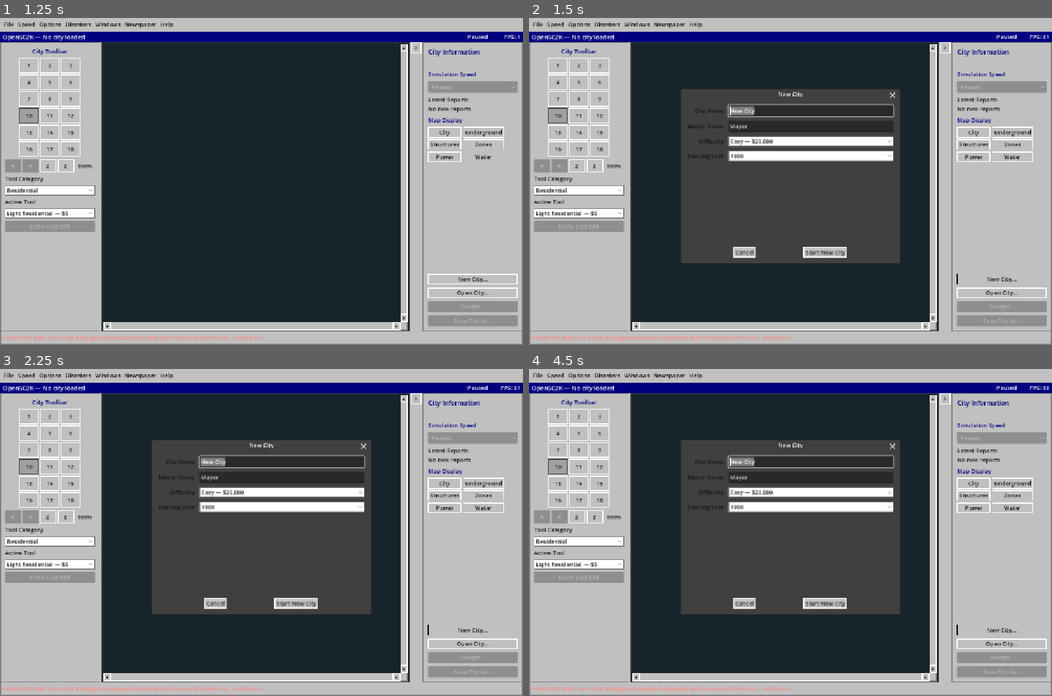
Above: before the commit, frames 1-4 (two rows, left to right).
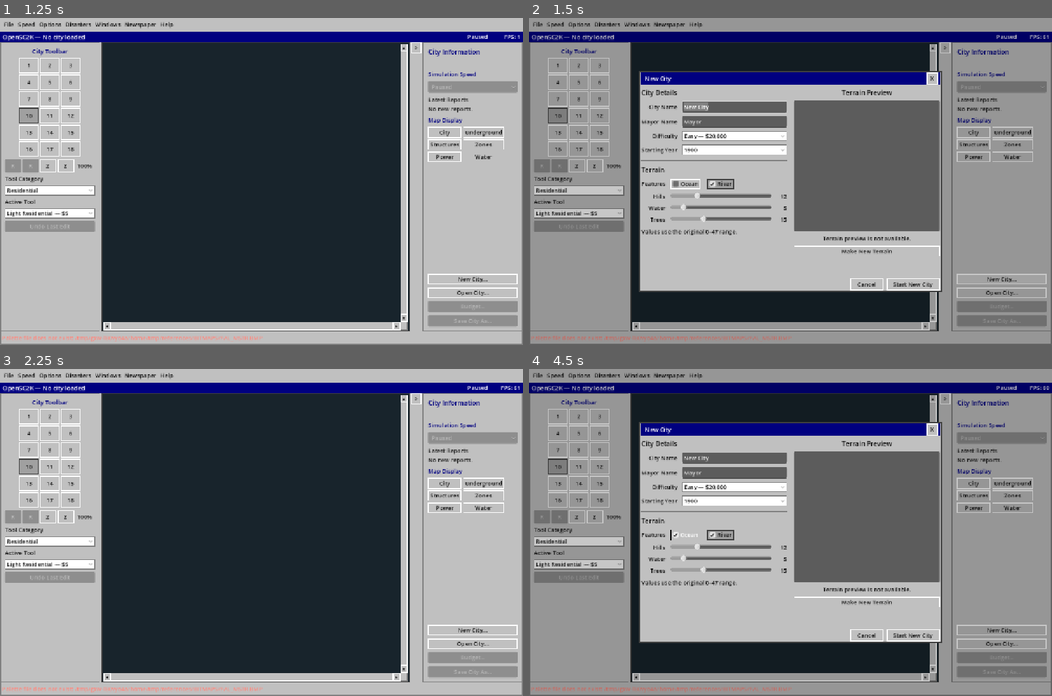
Above: after the commit, the same moments.

Repository: nicholas-ochoa/OpenSC2K
Game: Godot game, scene res://main.tscn
The game is run twice, just before and just after one commit, with the same random seed, the same clock (stepped at 60 frames per second) and the same inputs.
Inputs (mouse positions are in pixels of both pictures, inside the frame that each line leads up to):
- Up to frame 1 (1.25 s): click "Water" at 0.5 s
- Up to frame 2 (1.5 s): click "New City..." at 1.25 s
- Up to frame 3 (2.25 s): click (402, 427) at 2 s, where only the run after the commit has a clickable "X"
- Up to frame 4 (4.5 s): click (743, 604) at 2.75 s, where only the run before the commit has a clickable "Cancel"; click "New City..." at 3.5 s; click (685, 535) at 4.25 s, where only the run after the commit has a clickable "Ocean"

Frame 1 is identical in both runs. In frame 2, 86% of the frame differs, in the area x 0-100%, y 0-100%; in frame 3, 20%; in frame 4, 86%.

Commit message:
preview terrain before starting a city

Diff:
--- a/game/src/main.gd
+++ b/game/src/main.gd
@@ -3,6 +3,7 @@
 const Sc2Document = preload("res://src/formats/sc2_file.gd")
 const CityModel = preload("res://src/model/city_state.gd")
 const NewCity = preload("res://src/model/new_city_setup.gd")
+const NewTerrain = preload("res://src/model/new_city_terrain.gd")
 const ScenarioModel = preload("res://src/model/scenario_state.gd")
 const Palette = preload("res://src/assets/sc2_palette.gd")
 const SpriteArchive = preload("res://src/assets/sc2_sprite_archive.gd")
@@ -184,11 +185,28 @@
 var file_dialog: FileDialog
 var save_dialog: FileDialog
 var tile_set_dialog: FileDialog
-var new_city_dialog: ConfirmationDialog
+var new_city_dialog: ColorRect
 var new_city_name_input: LineEdit
 var new_city_mayor_input: LineEdit
 var new_city_difficulty: OptionButton
 var new_city_year: OptionButton
+var new_city_ocean_input: CheckBox
+var new_city_river_input: CheckBox
+var new_city_hills_input: HSlider
+var new_city_water_input: HSlider
+var new_city_trees_input: HSlider
+var new_city_hills_value: Label
+var new_city_water_value: Label
+var new_city_trees_value: Label
+var new_city_preview_view: TextureRect
+var new_city_preview_status: Label
+var new_city_preview_timer: Timer
+var new_city_preview_document: Sc2File
+var new_city_preview_options: Dictionary = {}
+var new_city_preview_process_start := 1
+var new_city_preview_game_start := 1
+var new_city_preview_process_cursor := 1
+var new_city_preview_game_cursor := 1
 var save_button: Button
 var budget_button: Button
 var group_selector: OptionButton
@@ -388,6 +406,9 @@
 	if event.keycode == KEY_ESCAPE and query_overlay != null and query_overlay.visible:
 		_close_query(false)
 		get_viewport().set_input_as_handled()
+	elif event.keycode == KEY_ESCAPE and new_city_dialog != null and new_city_dialog.visible:
+		_cancel_new_city()
+		get_viewport().set_input_as_handled()
 	elif event.keycode == KEY_PLUS or event.keycode == KEY_EQUAL:
 		if map_view.zoom_in():
 			get_viewport().set_input_as_handled()
@@ -808,22 +829,69 @@
 	tile_set_dialog.file_selected.connect(_load_tile_set)
 	add_child(tile_set_dialog)
 
-	new_city_dialog = ConfirmationDialog.new()
-	new_city_dialog.title = "New City"
-	# keep the built-in label in the layout. an empty label makes an embedded
-	# confirmationdialog reuse the full viewport height
-	new_city_dialog.dialog_text = " "
-	new_city_dialog.min_size = Vector2i(520, 390)
-	new_city_dialog.exclusive = true
-	new_city_dialog.get_ok_button().text = "Start New City"
-	new_city_dialog.confirmed.connect(_create_new_city)
+	new_city_dialog = ColorRect.new()
+	new_city_dialog.name = "NewCityOverlay"
+	new_city_dialog.color = Color(0.0, 0.0, 0.0, 0.22)
+	new_city_dialog.mouse_filter = Control.MOUSE_FILTER_STOP
+	new_city_dialog.z_index = 910
+	new_city_dialog.set_anchors_and_offsets_preset(Control.PRESET_FULL_RECT)
+	new_city_dialog.visible = false
+	add_child(new_city_dialog)
+	var new_city_center := CenterContainer.new()
+	new_city_center.set_anchors_and_offsets_preset(Control.PRESET_FULL_RECT)
+	new_city_dialog.add_child(new_city_center)
+	var new_city_panel := PanelContainer.new()
+	new_city_panel.name = "NewCityDialog"
+	new_city_panel.custom_minimum_size = Vector2(740, 540)
+	new_city_panel.mouse_filter = Control.MOUSE_FILTER_STOP
+	new_city_panel.add_theme_stylebox_override(
+		"panel", _classic_box(Color("c0c0c0"), Color("404040"), 2)
+	)
+	new_city_center.add_child(new_city_panel)
+	var new_city_column := VBoxContainer.new()
+	new_city_column.add_theme_constant_override("separation", 8)
+	new_city_panel.add_child(new_city_column)
+	var new_city_title_bar := ColorRect.new()
+	new_city_title_bar.color = Color("000080")
+	new_city_title_bar.custom_minimum_size = Vector2(0, 30)
+	new_city_column.add_child(new_city_title_bar)
+	var new_city_title_row := HBoxContainer.new()
+	new_city_title_row.set_anchors_and_offsets_preset(Control.PRESET_FULL_RECT)
+	new_city_title_row.offset_left = 8
+	new_city_title_row.offset_right = -4
+	new_city_title_bar.add_child(new_city_title_row)
+	var new_city_title_label := Label.new()
+	new_city_title_label.text = "New City"
+	new_city_title_label.add_theme_color_override("font_color", Color.WHITE)
+	new_city_title_label.add_theme_font_size_override("font_size", 15)
+	new_city_title_label.size_flags_horizontal = Control.SIZE_EXPAND_FILL
+	new_city_title_label.vertical_alignment = VERTICAL_ALIGNMENT_CENTER
+	new_city_title_row.add_child(new_city_title_label)
+	var new_city_close_button := Button.new()
+	new_city_close_button.text = "X"
+	new_city_close_button.custom_minimum_size = Vector2(28, 24)
+	new_city_close_button.pressed.connect(_cancel_new_city)
+	new_city_title_row.add_child(new_city_close_button)
+	var new_city_content := HBoxContainer.new()
+	new_city_content.size_flags_horizontal = Control.SIZE_EXPAND_FILL
+	new_city_content.size_flags_vertical = Control.SIZE_EXPAND_FILL
+	new_city_content.add_theme_constant_override("separation", 18)
+	new_city_column.add_child(new_city_content)
+	var new_city_left := VBoxContainer.new()
+	new_city_left.custom_minimum_size = Vector2(340, 0)
+	new_city_left.size_flags_horizontal = Control.SIZE_EXPAND_FILL
+	new_city_left.add_theme_constant_override("separation", 10)
+	new_city_content.add_child(new_city_left)
+	var details_heading := Label.new()
+	details_heading.text = "City Details"
+	details_heading.add_theme_font_size_override("font_size", 16)
+	new_city_left.add_child(details_heading)
 	var new_city_grid := GridContainer.new()
 	new_city_grid.columns = 2
-	new_city_grid.position = Vector2(18, 48)
-	new_city_grid.size = Vector2(484, 178)
+	new_city_grid.size_flags_horizontal = Control.SIZE_EXPAND_FILL
 	new_city_grid.add_theme_constant_override("h_separation", 12)
-	new_city_grid.add_theme_constant_override("v_separation", 10)
-	new_city_dialog.add_child(new_city_grid)
+	new_city_grid.add_theme_constant_override("v_separation", 8)
+	new_city_left.add_child(new_city_grid)
 	for label_text in ["City Name", "Mayor Name", "Difficulty", "Starting Year"]:
 		var field_label := Label.new()
 		field_label.text = label_text
@@ -854,7 +922,118 @@
 				for starting_year in NewCity.STARTING_YEARS:
 					new_city_year.add_item(str(starting_year), starting_year)
 				new_city_grid.add_child(new_city_year)
-	add_child(new_city_dialog)
+	var terrain_separator := HSeparator.new()
+	new_city_left.add_child(terrain_separator)
+	var terrain_heading := Label.new()
+	terrain_heading.text = "Terrain"
+	terrain_heading.add_theme_font_size_override("font_size", 16)
+	new_city_left.add_child(terrain_heading)
+	var terrain_grid := GridContainer.new()
+	terrain_grid.columns = 2
+	terrain_grid.size_flags_horizontal = Control.SIZE_EXPAND_FILL
+	terrain_grid.add_theme_constant_override("h_separation", 12)
+	terrain_grid.add_theme_constant_override("v_separation", 8)
+	new_city_left.add_child(terrain_grid)
+	var features_label := Label.new()
+	features_label.text = "Features"
+	features_label.horizontal_alignment = HORIZONTAL_ALIGNMENT_RIGHT
+	terrain_grid.add_child(features_label)
+	var terrain_features := HBoxContainer.new()
+	terrain_features.add_theme_constant_override("separation", 16)
+	new_city_ocean_input = CheckBox.new()
+	new_city_ocean_input.text = "Ocean"
+	new_city_ocean_input.toggled.connect(_schedule_new_city_preview)
+	terrain_features.add_child(new_city_ocean_input)
+	new_city_river_input = CheckBox.new()
+	new_city_river_input.text = "River"
+	new_city_river_input.toggled.connect(_schedule_new_city_preview)
+	terrain_features.add_child(new_city_river_input)
+	terrain_grid.add_child(terrain_features)
+	for terrain_label_text in ["Hills", "Water", "Trees"]:
+		var terrain_label := Label.new()
+		terrain_label.text = terrain_label_text
+		terrain_label.horizontal_alignment = HORIZONTAL_ALIGNMENT_RIGHT
+		terrain_label.vertical_alignment = VERTICAL_ALIGNMENT_CENTER
+		terrain_grid.add_child(terrain_label)
+		var slider_row := HBoxContainer.new()
+		slider_row.size_flags_horizontal = Control.SIZE_EXPAND_FILL
+		slider_row.add_theme_constant_override("separation", 8)
+		var slider := HSlider.new()
+		slider.min_value = NewTerrain.MIN_SLIDER
+		slider.max_value = NewTerrain.MAX_SLIDER
+		slider.step = 1
+		slider.size_flags_horizontal = Control.SIZE_EXPAND_FILL
+		slider.value_changed.connect(_schedule_new_city_preview)
+		slider_row.add_child(slider)
+		var value_label := Label.new()
+		value_label.custom_minimum_size = Vector2(30, 0)
+		value_label.horizontal_alignment = HORIZONTAL_ALIGNMENT_RIGHT
+		slider_row.add_child(value_label)
+		match terrain_label_text:
+			"Hills":
+				new_city_hills_input = slider
+				new_city_hills_value = value_label
+			"Water":
+				new_city_water_input = slider
+				new_city_water_value = value_label
+			"Trees":
+				new_city_trees_input = slider
+				new_city_trees_value = value_label
+		terrain_grid.add_child(slider_row)
+	var terrain_note := Label.new()
+	terrain_note.text = "Values use the original 0–47 range."
+	terrain_note.modulate = Color(0.72, 0.72, 0.72)
+	new_city_left.add_child(terrain_note)
+
+	var new_city_right := VBoxContainer.new()
+	new_city_right.custom_minimum_size = Vector2(320, 0)
+	new_city_right.size_flags_horizontal = Control.SIZE_EXPAND_FILL
+	new_city_right.add_theme_constant_override("separation", 8)
+	new_city_content.add_child(new_city_right)
+	var preview_heading := Label.new()
+	preview_heading.text = "Terrain Preview"
+	preview_heading.add_theme_font_size_override("font_size", 16)
+	preview_heading.horizontal_alignment = HORIZONTAL_ALIGNMENT_CENTER
+	new_city_right.add_child(preview_heading)
+	var preview_panel := PanelContainer.new()
+	preview_panel.custom_minimum_size = Vector2(320, 320)
+	preview_panel.size_flags_vertical = Control.SIZE_SHRINK_BEGIN
+	new_city_right.add_child(preview_panel)
+	new_city_preview_view = TextureRect.new()
+	new_city_preview_view.expand_mode = TextureRect.EXPAND_IGNORE_SIZE
+	new_city_preview_view.stretch_mode = TextureRect.STRETCH_KEEP_ASPECT_CENTERED
+	new_city_preview_view.texture_filter = CanvasItem.TEXTURE_FILTER_NEAREST
+	preview_panel.add_child(new_city_preview_view)
+	new_city_preview_status = Label.new()
+	new_city_preview_status.text = "Generating terrain..."
+	new_city_preview_status.horizontal_alignment = HORIZONTAL_ALIGNMENT_CENTER
+	new_city_preview_status.autowrap_mode = TextServer.AUTOWRAP_WORD_SMART
+	new_city_right.add_child(new_city_preview_status)
+	var make_terrain_button := Button.new()
+	make_terrain_button.text = "Make New Terrain"
+	make_terrain_button.pressed.connect(_make_new_city_preview)
+	new_city_right.add_child(make_terrain_button)
+	new_city_preview_timer = Timer.new()
+	new_city_preview_timer.one_shot = true
+	new_city_preview_timer.wait_time = 0.12
+	new_city_preview_timer.timeout.connect(_refresh_new_city_preview)
+	new_city_dialog.add_child(new_city_preview_timer)
+	var new_city_button_row := HBoxContainer.new()
+	new_city_button_row.add_theme_constant_override("separation", 8)
+	new_city_column.add_child(new_city_button_row)
+	var new_city_button_spacer := Control.new()
+	new_city_button_spacer.size_flags_horizontal = Control.SIZE_EXPAND_FILL
+	new_city_button_row.add_child(new_city_button_spacer)
+	var new_city_cancel_button := Button.new()
+	new_city_cancel_button.text = "Cancel"
+	new_city_cancel_button.custom_minimum_size = Vector2(80, 30)
+	new_city_cancel_button.pressed.connect(_cancel_new_city)
+	new_city_button_row.add_child(new_city_cancel_button)
+	var new_city_start_button := Button.new()
+	new_city_start_button.text = "Start New City"
+	new_city_start_button.custom_minimum_size = Vector2(130, 30)
+	new_city_start_button.pressed.connect(_create_new_city)
+	new_city_button_row.add_child(new_city_start_button)
 
 	sign_dialog = ConfirmationDialog.new()
 	sign_dialog.title = "City Sign"
@@ -1882,18 +2061,132 @@
 func _open_new_city_dialog() -> void:
 	if new_city_dialog == null:
 		return
+	new_city_preview_timer.stop()
+	new_city_preview_document = null
+	new_city_preview_options.clear()
+	new_city_preview_process_cursor = tool_random.state
+	new_city_preview_game_cursor = nuisance_random.state
+	new_city_preview_process_start = new_city_preview_process_cursor
+	new_city_preview_game_start = new_city_preview_game_cursor
 	new_city_name_input.text = "New City"
 	new_city_mayor_input.text = (
 		city.mayor_name() if city != null and not city.mayor_name().is_empty() else "Mayor"
 	)
 	new_city_difficulty.select(0)
 	new_city_year.select(0)
-	new_city_dialog.popup_centered(Vector2i(520, 390))
+	new_city_ocean_input.button_pressed = NewTerrain.DEFAULT_OCEAN
+	new_city_river_input.button_pressed = NewTerrain.DEFAULT_RIVER
+	new_city_hills_input.value = NewTerrain.DEFAULT_HILLS
+	new_city_water_input.value = NewTerrain.DEFAULT_WATER
+	new_city_trees_input.value = NewTerrain.DEFAULT_TREES
+	_update_new_city_slider_labels()
+	new_city_dialog.show()
+	_generate_new_city_preview(false)
 	new_city_name_input.grab_focus()
 	new_city_name_input.select_all()
 
 
+func _schedule_new_city_preview(_value: Variant = null) -> void:
+	_update_new_city_slider_labels()
+	if new_city_dialog != null and new_city_dialog.visible:
+		new_city_preview_timer.start()
+
+
+func _update_new_city_slider_labels() -> void:
+	if new_city_hills_input == null:
+		return
+	new_city_hills_value.text = str(roundi(new_city_hills_input.value))
+	new_city_water_value.text = str(roundi(new_city_water_input.value))
+	new_city_trees_value.text = str(roundi(new_city_trees_input.value))
+
+
+func _new_city_terrain_options() -> Dictionary:
+	return {
+		"ocean": new_city_ocean_input.button_pressed,
+		"river": new_city_river_input.button_pressed,
+		"hills": roundi(new_city_hills_input.value),
+		"water": roundi(new_city_water_input.value),
+		"trees": roundi(new_city_trees_input.value),
+	}
+
+
+func _refresh_new_city_preview() -> void:
+	_generate_new_city_preview(false)
+
+
+func _make_new_city_preview() -> void:
+	new_city_preview_timer.stop()
+	_generate_new_city_preview(true)
+
+
+func _generate_new_city_preview(advance_seed: bool) -> bool:
+	if palette == null or not palette.is_valid():
+		new_city_preview_status.text = "Terrain preview is not available."
+		return false
+	var template_path := reference_root.path_join("DEFAULT.SC2")
+	var document := Sc2Document.load_path(template_path)
+	if not document.is_valid():
+		new_city_preview_status.text = "Cannot load the default city."
+		return false
+	if advance_seed or new_city_preview_document == null:
+		new_city_preview_process_start = new_city_preview_process_cursor
+		new_city_preview_game_start = new_city_preview_game_cursor
+	var preview_process := Random.new(new_city_preview_process_start)
+	var preview_game := GameRandom.new(new_city_preview_game_start)
+	var options := _new_city_terrain_options()
+	var generated := NewTerrain.generate(
+		document,
+		bool(options.ocean),
+		bool(options.river),
+		int(options.hills),
+		int(options.water),
+		int(options.trees),
+		preview_process,
+		preview_game,
+	)
+	if not generated.ok:
+		new_city_preview_status.text = "Cannot generate terrain: %s" % generated.error
+		return false
+	var preview_city := CityModel.from_document(document)
+	if not preview_city.is_valid():
+		new_city_preview_status.text = "Cannot display the generated terrain."
+		return false
+	new_city_preview_document = document
+	new_city_preview_options = options.duplicate(true)
+	new_city_preview_process_cursor = preview_process.state
+	new_city_preview_game_cursor = preview_game.state
+	var image := Minimap.create_image(preview_city, palette, "structures")
+	new_city_preview_view.texture = ImageTexture.create_from_image(image)
+	new_city_preview_status.text = (
+		"Water: %s tiles   Trees: %s tiles   Height: %s–%s"
+		% [
+			_format_number(int(generated.water_tiles)),
+			_format_number(int(generated.tree_tiles)),
+			int(generated.minimum_altitude),
+			int(generated.maximum_altitude),
+		]
+	)
+	return true
+
+
+func _cancel_new_city() -> void:
+	new_city_preview_timer.stop()
+	new_city_dialog.hide()
+	new_city_preview_document = null
+	new_city_preview_options.clear()
+	new_city_preview_view.texture = null
+
+
 func _create_new_city() -> void:
+	new_city_preview_timer.stop()
+	var terrain_options := _new_city_terrain_options()
+	if (
+		new_city_preview_document == null
+		or new_city_preview_options != terrain_options
+	):
+		if not _generate_new_city_preview(false):
+			_show_error("Cannot prepare the selected terrain.")
+			return
 	var template_path := reference_root.path_join("DEFAULT.SC2")
 	var template := Sc2Document.load_path(template_path)
 	if not template.is_valid():
@@ -1901,24 +2194,34 @@
 		return
 	var difficulty := new_city_difficulty.get_selected_id()
 	var starting_year := new_city_year.get_selected_id()
+	var new_process_random := Random.new(new_city_preview_process_start)
+	var new_game_random := GameRandom.new(new_city_preview_game_start)
 	var result := NewCity.create(
 		template,
 		new_city_name_input.text,
 		new_city_mayor_input.text,
 		difficulty,
 		starting_year,
-		tool_random,
+		new_process_random,
+		new_game_random,
+		terrain_options,
 	)
 	if not result.ok:
 		_show_error("Cannot create a new city: %s" % result.error)
 		return
+	tool_random.state = new_process_random.state
+	nuisance_random.state = new_game_random.state
 	var document: Sc2File = result.document
 	_activate_document(
 		document,
 		null,
-		"Created %s in %d on %s difficulty. Map view: %s."
-		% [document.city_name(), starting_year, _difficulty_name(difficulty), overlay_mode.capitalize()]
-		+ " Flat default terrain is in use.",
+		"Created %s in %d on %s difficulty with generated terrain. Map view: %s."
+		% [
+			document.city_name(),
+			starting_year,
+			_difficulty_name(difficulty),
+			overlay_mode.capitalize(),
+		],
 	)
 
 
